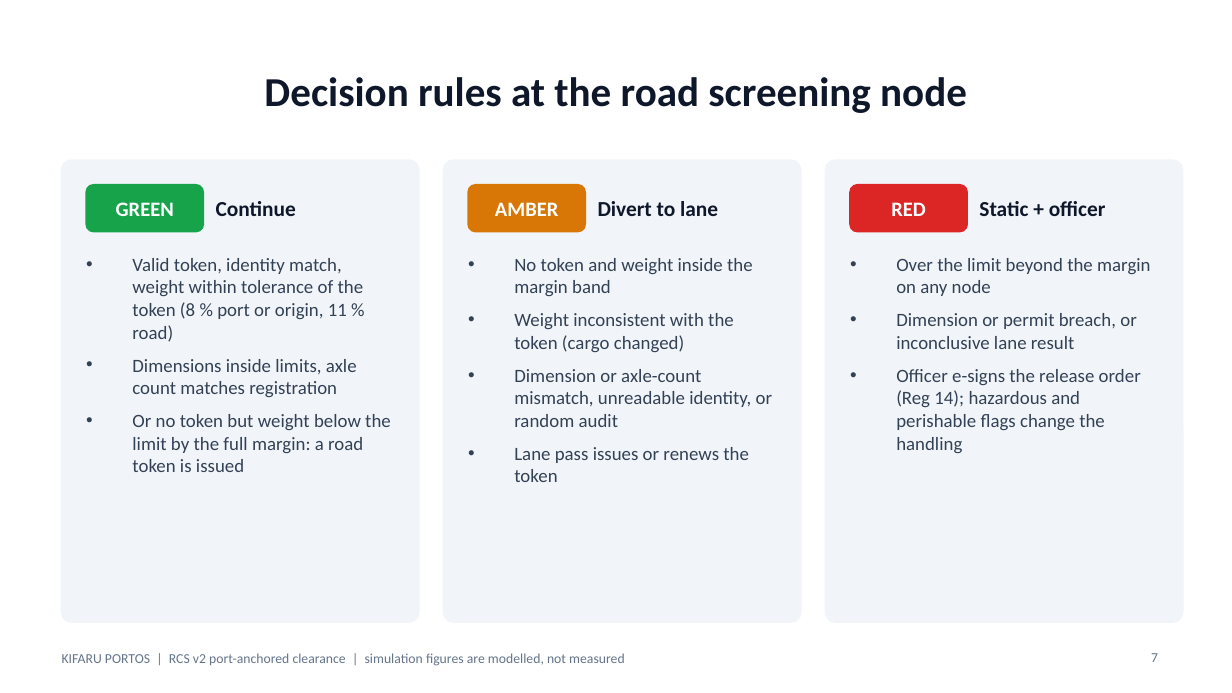
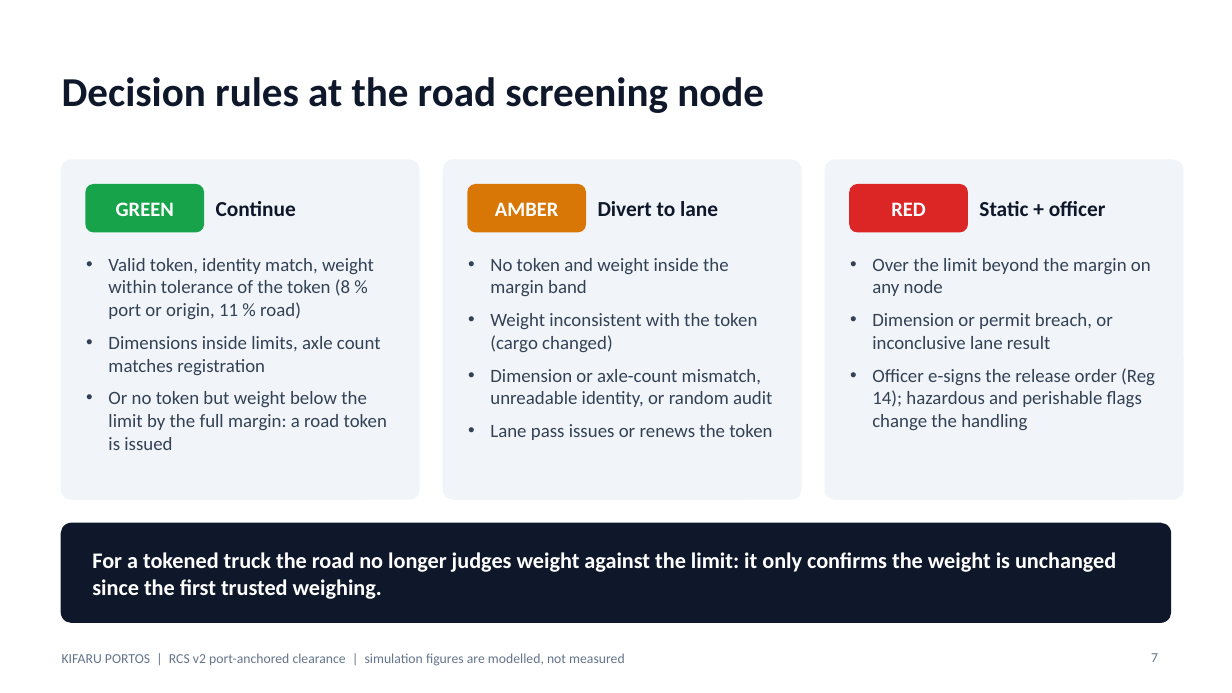
Before and after one commit to Jrjunior-mk/KIFARU-PORTOS-1.0, a slide deck: slide 7 of docs/07-proposal/KIFARU-PORTOS-Proposal-Deck.pptx. Drawn at 1232x693 pixels with LibreOffice and Linux fonts; fonts in the diff are those of the drawing. Boxes give left, top, right and bottom in pixels: in the first picture for what was removed or moved away, otherwise in the second. Text is boxed around its words. In the diff, an @@ line names an element or a change of style, - is before the commit and + after.

```diff
--- a/docs/07-proposal/KIFARU-PORTOS-Proposal-Deck.pptx
+++ b/docs/07-proposal/KIFARU-PORTOS-Proposal-Deck.pptx
@@ title "Decision rules at the road ..." at bbox=[62, 77, 764, 113]: alignment centre to left @@
@@ rounded rectangle: place and size @@
-rounded rectangle at bbox=[62, 160, 419, 622]
+rounded rectangle at bbox=[62, 160, 419, 499]
@@ rounded rectangle: place and size @@
-rounded rectangle at bbox=[444, 160, 801, 622]
+rounded rectangle at bbox=[444, 160, 801, 499]
@@ proportions changed in 3 elements at bbox=[62, 160, 419, 499], bbox=[444, 160, 801, 499], bbox=[825, 160, 1183, 499] @@
@@ rounded rectangle: place and size @@
-rounded rectangle at bbox=[825, 160, 1183, 622]
+rounded rectangle at bbox=[825, 160, 1183, 499]
@@ indent changed in 3 elements at bbox=[108, 258, 387, 450], bbox=[490, 258, 772, 440], bbox=[872, 258, 1155, 430] @@
@@ rounded rectangle added at bbox=[62, 524, 1170, 622], fill #0F172A, outline #0F172A 1 pt @@
@@ text added at bbox=[92, 552, 1116, 599], 13 pt, text #FFFFFF, bold @@
+For a tokened truck the road no longer judges weight against the limit: it only confirms the weight is unchanged since the first trusted weighing.
```
Also in this commit, not shown: 15 other slides changed, 1 other file.
